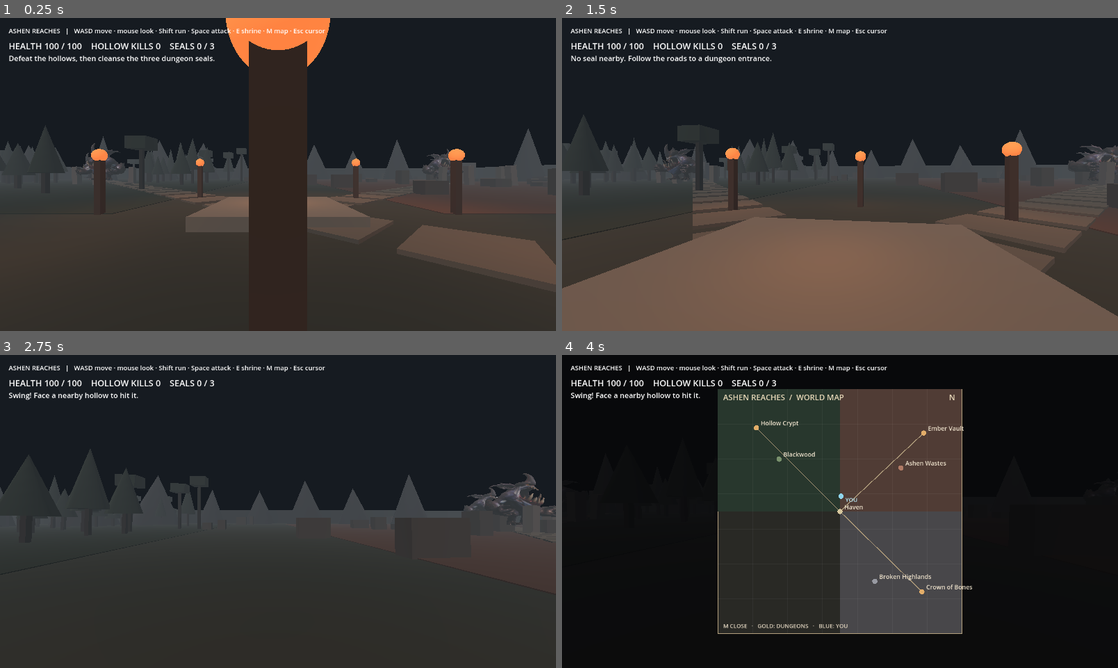
Above: before the commit, frames 1-4 (two rows, left to right).
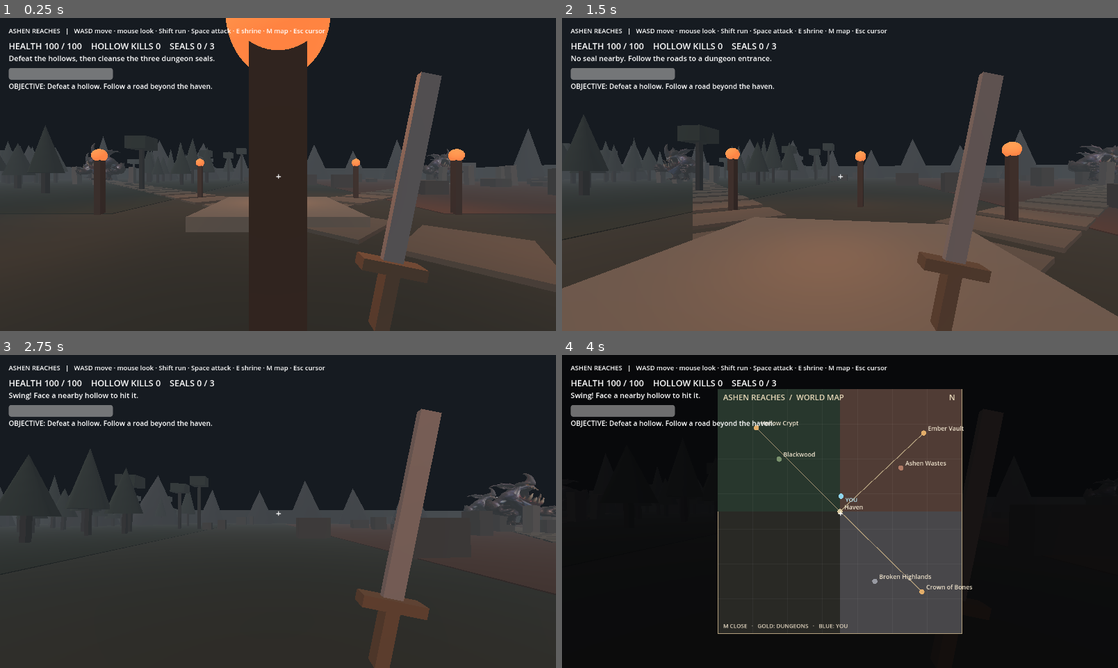
Above: after the commit, the same moments.

Repository: new-game-for-bro/ashen-reaches
Game: Godot game, scene res://world.tscn
Same seed, same stepped clock (60 frames per second), same inputs: the game is played once before the commit and once after it.
Inputs (mouse positions are in pixels of both pictures, inside the frame that each line leads up to):
- Up to frame 1 (0.25 s): no input
- Up to frame 2 (1.5 s): tap Enter at 0.5 s; move the mouse to (867, 174) at 0.52 s; hold W from 0.53 s (still down); tap Space at 0.6, 0.77, 1.07 s; move the mouse to (812, 174) at 1.27 s; tap E at 1.35 s
- Up to frame 3 (2.75 s): keep holding W; tap Space at 1.52, 1.55, 1.82, 2.3 s; move the mouse to (289, 505) at 2.02 s; hold Shift from 2.03 s (still down)
- Up to frame 4 (4 s): move the mouse to (834, 517) at 2.77 s; release Shift at 2.78 s; tap M at 2.85 s; tap Space at 3.02, 3.05, 3.32, 3.5, 3.6, 3.77 s; move the mouse to (1006, 558) at 3.52 s; release W at 3.53 s; hold A from 3.53 s (still down); click (1006, 558) at 3.67 s

The runs differ from the first frame. In frame 1, 3.7% of the frame differs, in the area x 1-80%, y 16-100%; in frame 2, 4.3%; in frame 3, 5.1%; in frame 4, 1.1%.

Commit message:
Improve combat feedback and objectives

Diff:
--- a/monster.gd
+++ b/monster.gd
@@ -11,13 +11,17 @@
 	add_to_group("monsters")
 
 func _process(delta: float) -> void:
-	if not is_instance_valid(player):
+	if not is_instance_valid(player) or player.map_open:
 		return
 	attack_timer = maxf(0.0, attack_timer - delta)
 	phase += delta * 3.0
 	var toward := player.global_position - global_position
 	toward.y = 0
 	var distance := toward.length()
+	if distance > 0.01 and distance < 16.0:
+		var visual := get_node_or_null("Visual") as Node3D
+		if visual:
+			visual.rotation.y = atan2(toward.x, toward.z)
 	if distance < 16 and distance > 1.6:
 		global_position += toward.normalized() * 2.4 * delta
 	elif distance <= 1.6 and attack_timer <= 0:
@@ -29,6 +33,8 @@
 		get_child(0).position.y = 1.1 + sin(phase) * 0.1
 
 func hit() -> void:
+	if is_queued_for_deletion():
+		return
 	health -= 1
 	if health <= 0:
 		get_parent().monster_defeated()
--- a/player.gd
+++ b/player.gd
@@ -5,6 +5,8 @@
 var health := 100
 var map_open := false
 var attack_timer := 0.0
+var sword: Node3D
+var swing_time := 0.0
 
 func _ready() -> void:
 	var collision := CollisionShape3D.new()
@@ -17,6 +19,7 @@
 	camera.position.y = 0.65
 	camera.current = true
 	add_child(camera)
+	_build_sword()
 	Input.mouse_mode = Input.MOUSE_MODE_CAPTURED
 
 func _unhandled_input(event: InputEvent) -> void:
@@ -36,6 +39,11 @@
 
 func _physics_process(delta: float) -> void:
 	attack_timer = maxf(0.0, attack_timer - delta)
+	swing_time = maxf(0.0, swing_time - delta)
+	if sword:
+		var swing := sin((1.0 - swing_time / 0.3) * PI) if swing_time > 0.0 else 0.0
+		sword.rotation.z = -0.2 - swing * 1.1
+		sword.position.y = -0.42 + swing * 0.15
 	var input := Vector2.ZERO
 	if map_open:
 		velocity.x = 0
@@ -59,6 +67,7 @@
 	if attack_timer > 0:
 		return
 	attack_timer = 0.5
+	swing_time = 0.3
 	var best: Node3D = null
 	var best_distance := 3.5
 	for enemy in get_tree().get_nodes_in_group("monsters"):
@@ -83,3 +92,36 @@
 		get_parent().message.text = "You fell and awoke at the haven."
 	else:
 		get_parent().message.text = "A hollow strikes you!"
+
+
+func _build_sword() -> void:
+	sword = Node3D.new()
+	sword.position = Vector3(0.43, -0.42, -0.8)
+	sword.rotation.z = -0.2
+	camera.add_child(sword)
+	var blade := MeshInstance3D.new()
+	var blade_mesh := BoxMesh.new()
+	blade_mesh.size = Vector3(0.08, 0.75, 0.025)
+	blade.mesh = blade_mesh
+	blade.position.y = 0.45
+	var steel := StandardMaterial3D.new()
+	steel.albedo_color = Color("a9adb1")
+	steel.metallic = 0.6
+	blade.material_override = steel
+	sword.add_child(blade)
+	var guard := MeshInstance3D.new()
+	var guard_mesh := BoxMesh.new()
+	guard_mesh.size = Vector3(0.25, 0.045, 0.07)
+	guard.mesh = guard_mesh
+	guard.position.y = 0.06
+	var iron := StandardMaterial3D.new()
+	iron.albedo_color = Color("665544")
+	guard.material_override = iron
+	sword.add_child(guard)
+	var grip := MeshInstance3D.new()
+	var grip_mesh := BoxMesh.new()
+	grip_mesh.size = Vector3(0.055, 0.23, 0.055)
+	grip.mesh = grip_mesh
+	grip.position.y = -0.07
+	grip.material_override = iron
+	sword.add_child(grip)
--- a/world.gd
+++ b/world.gd
@@ -7,6 +7,8 @@
 var player: CharacterBody3D
 var map_panel: Control
 var hud: Label
+var objective: Label
+var health_bar: ProgressBar
 var message: Label
 var kills := 0
 var seals := {}
@@ -57,6 +59,21 @@
 	hud.position = Vector2(20, 50)
 	hud.add_theme_font_size_override("font_size", 20)
 	layer.add_child(hud)
+	health_bar = ProgressBar.new()
+	health_bar.position = Vector2(20, 115)
+	health_bar.size = Vector2(240, 16)
+	health_bar.show_percentage = false
+	layer.add_child(health_bar)
+	objective = Label.new()
+	objective.position = Vector2(20, 145)
+	objective.add_theme_font_size_override("font_size", 16)
+	layer.add_child(objective)
+	var crosshair := Label.new()
+	crosshair.text = "+"
+	crosshair.set_anchors_preset(Control.PRESET_CENTER)
+	crosshair.position = Vector2(-5, -12)
+	crosshair.add_theme_font_size_override("font_size", 22)
+	layer.add_child(crosshair)
 	message = Label.new()
 	message.position = Vector2(20, 80)
 	message.add_theme_font_size_override("font_size", 17)
@@ -264,6 +281,13 @@
 func _process(_delta: float) -> void:
 	if is_instance_valid(player) and is_instance_valid(hud):
 		hud.text = "HEALTH %d / 100    HOLLOW KILLS %d    SEALS %d / 3" % [player.health, kills, seals.size()]
+		health_bar.value = player.health
+		if kills == 0:
+			objective.text = "OBJECTIVE: Defeat a hollow. Follow a road beyond the haven."
+		elif seals.size() < 3:
+			objective.text = "OBJECTIVE: Cleanse the dungeon seals (%d / 3). Press M for the map." % seals.size()
+		else:
+			objective.text = "OBJECTIVE COMPLETE: The three seals are cleansed."
 
 func monster_defeated() -> void:
 	kills += 1
